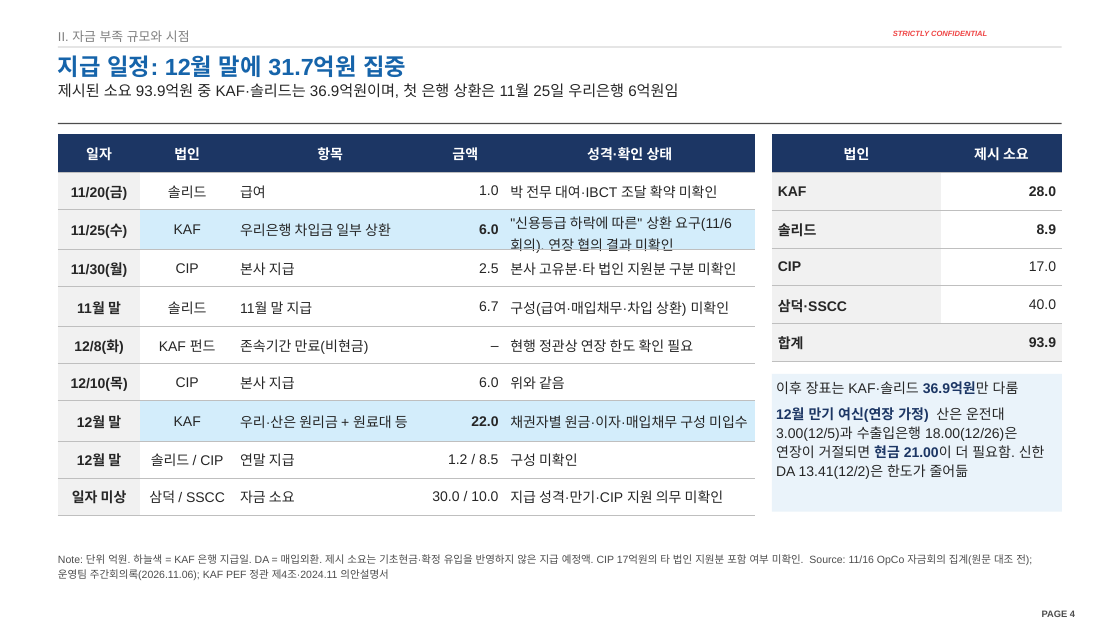
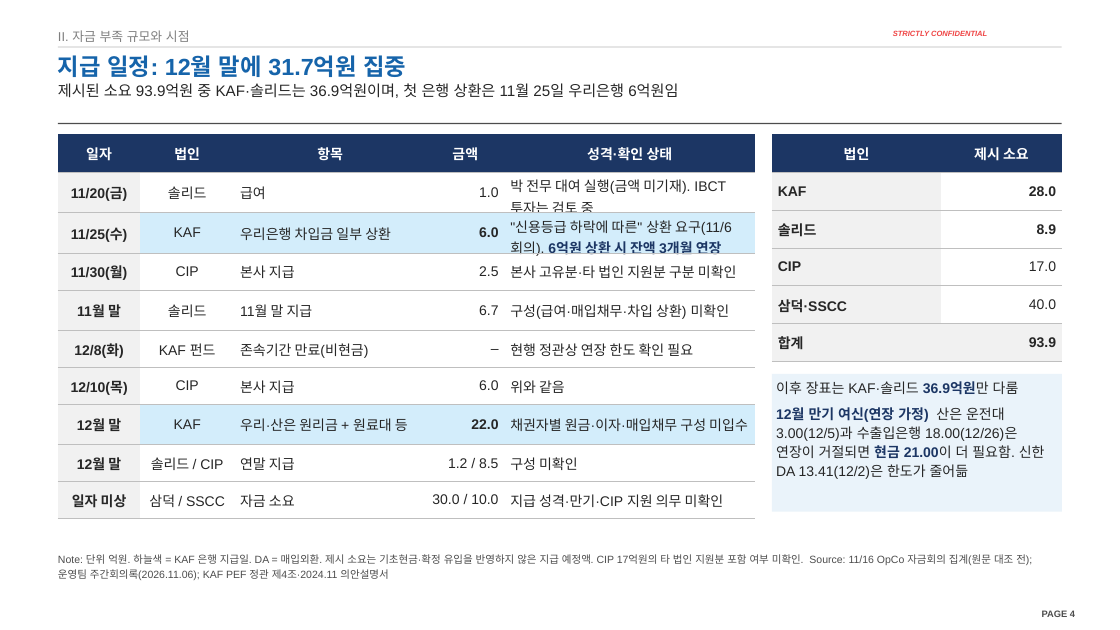
Before and after one commit to jogyesung/GS-Secretary, a slide deck: slide 4 of outputs/CIP_KAF_솔리드_자금조달차질_시나리오_20261118.pptx. Drawn at 1120x630 pixels with LibreOffice and Linux fonts; fonts in the diff are those of the drawing; background and template pictures are left out. Boxes give left, top, right and bottom in pixels: in the first picture for what was removed or moved away, otherwise in the second. Text is boxed around its words. In the diff, an @@ line names an element or a change of style, - is before the commit and + after.

```diff
--- a/outputs/CIP_KAF_솔리드_자금조달차질_시나리오_20261118.pptx
+++ b/outputs/CIP_KAF_솔리드_자금조달차질_시나리오_20261118.pptx
@@ table at (58, 134, 755, 512) @@
-row 2, column 5: 박 전무 대여·IBCT 조달 확약 미확인
+row 2, column 5: 박 전무 대여 실행(금액 미기재). IBCT 투자는 검토 중
@@ row 3, column 5: ""신용등급 하락에 따른" 상환 요구(11/6 회의). 연장 협의 결과 미확인" to ""신용등급 하락에 따른" 상환 요구(11/6 회의). 6억원 상환 시 잔액 3개월 연장" @@
```
Also in this commit, not shown: 6 other slides changed, 1 other file.
